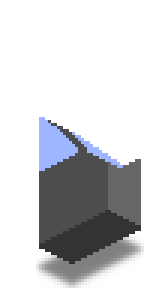
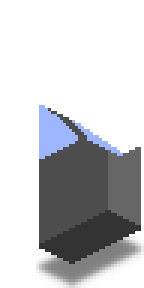
The second (144, 288) image is a revision of the first. Changes to its layers:
renamed "Beam copy" to "Beam", painted on it over <box>48,108,87,153</box>
renamed "Glass copy" to "Glass", painted on it over <box>39,105,123,171</box>
painted on "Cover" over <box>87,129,141,168</box>
painted on "Roof" over <box>39,105,75,132</box>
painted on "Front" over <box>108,144,141,153</box>
painted on "Side" over <box>39,126,108,171</box>
